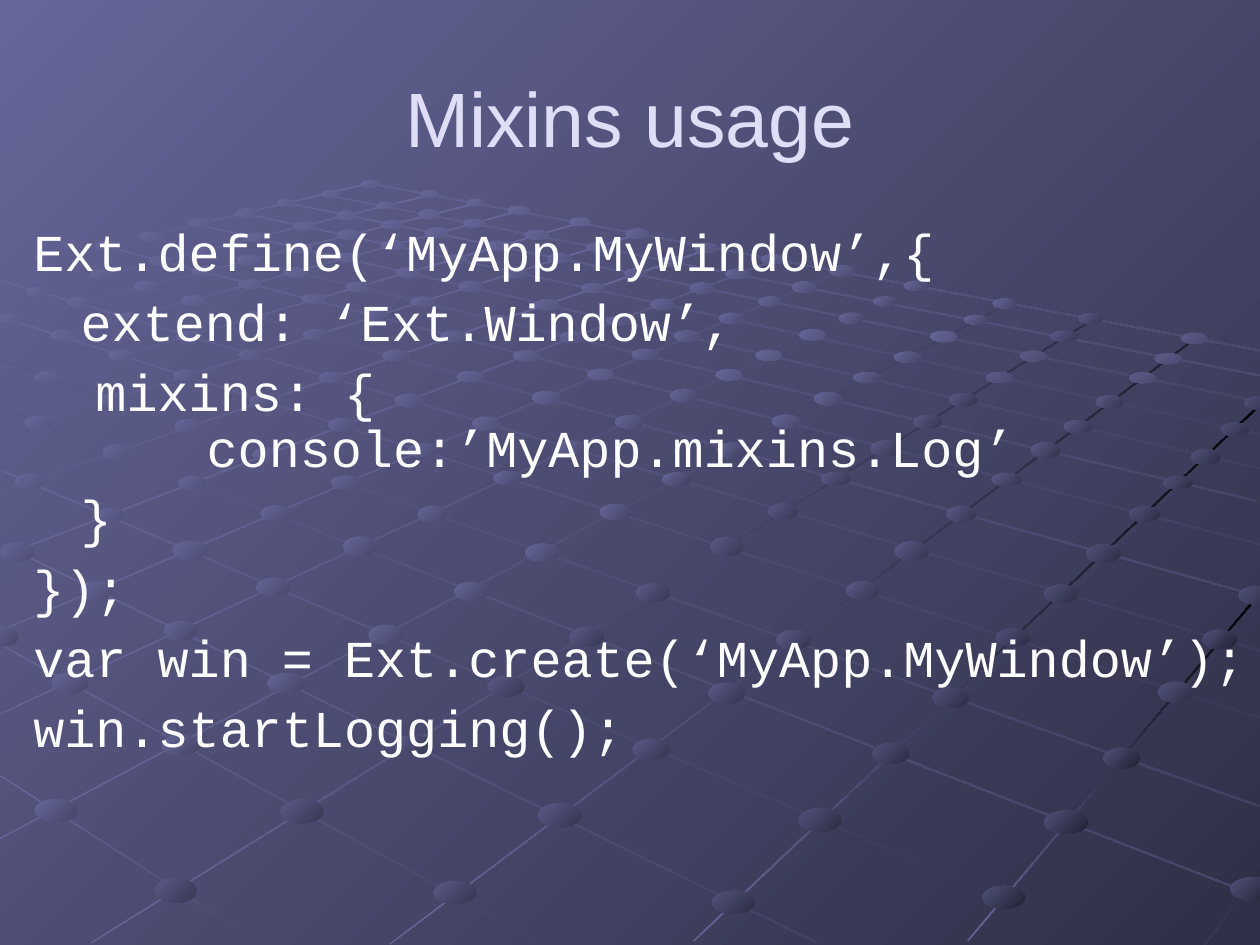
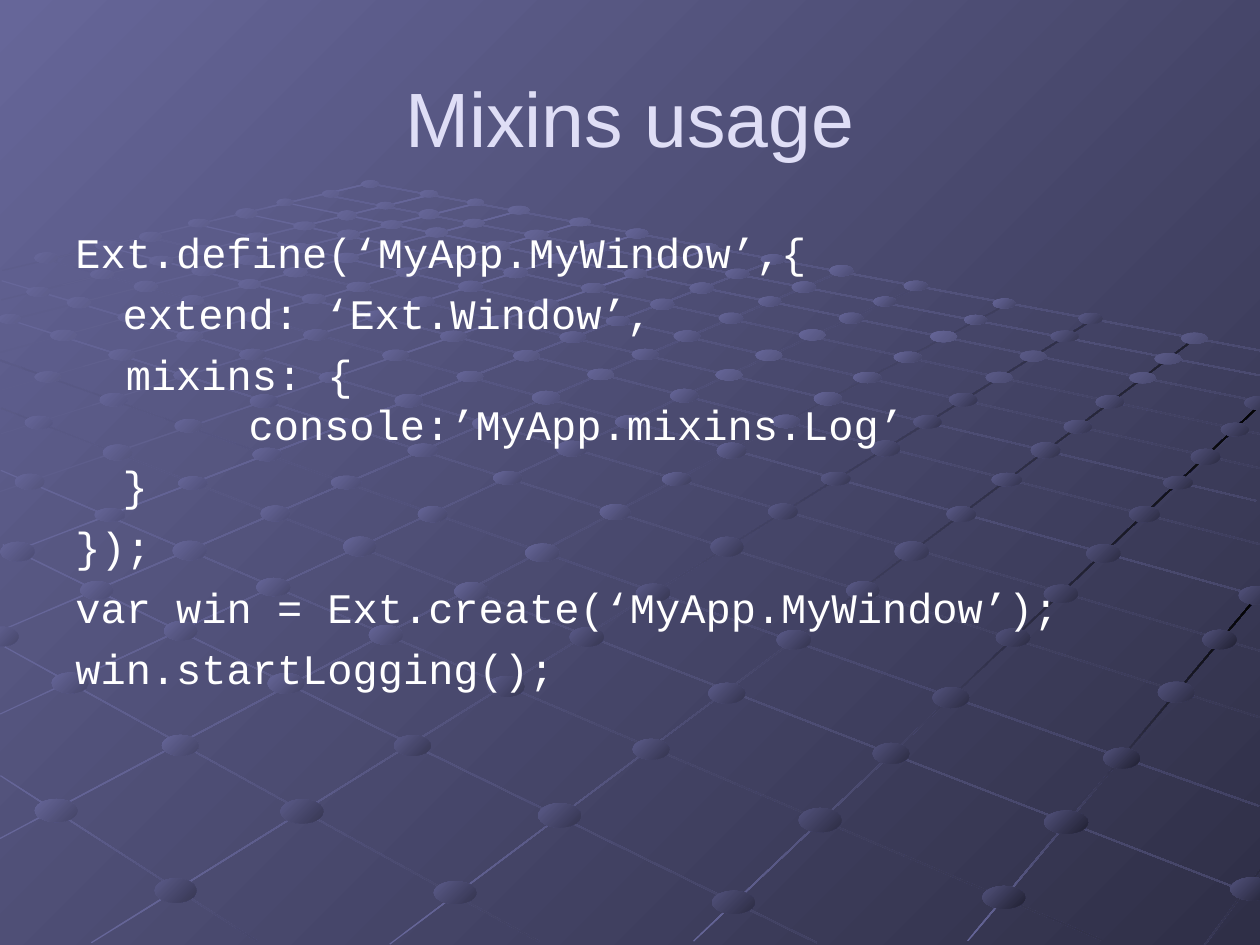
Before and after one commit to szanlin/impres-java-foundations, a slide deck: slide 8 of Ext Js4 Introduce.ppt. Drawn at 1260x945 pixels with LibreOffice and Linux fonts; fonts in the diff are those of the drawing. Boxes give left, top, right and bottom in pixels: in the first picture for what was removed or moved away, otherwise in the second. Text is boxed around its words. In the diff, an @@ line names an element or a change of style, - is before the commit and + after.

```diff
--- a/Ext Js4 Introduce.ppt
+++ b/Ext Js4 Introduce.ppt
@@ text "Ext.define(‘MyApp.MyWindow’,{": place and size @@
-text "Ext.define(‘MyApp.MyWindow’,{" at <box>33,233,1245,758</box>
+text "Ext.define(‘MyApp.MyWindow’,{" at <box>75,238,1058,693</box>
@@ text "Ext.define(‘MyApp.MyWindow’,{" at <box>75,238,1058,693</box>: size 29.6 to 24 pt; line spacing 0.9 to 1; less space between paragraphs @@
```
Also in this commit, not shown: 3 other slides changed, 9 slides added, 2 slides removed.
